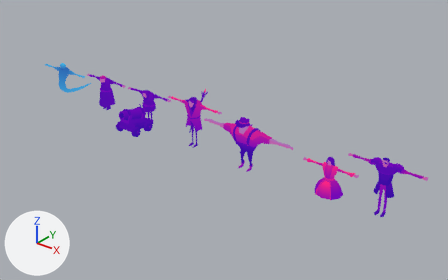
The Blender file BlackWhite/Assets/Assets/Models/characters.blend, before and after one commit.
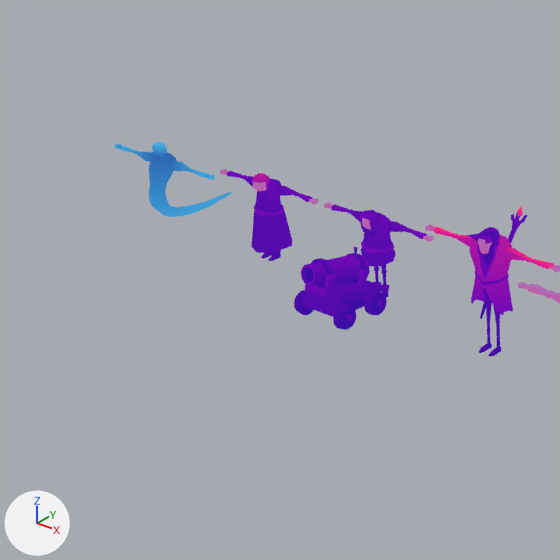
Old and new are each drawn whole from a 50 mm camera at (18.23, -17.66, 11.6) aimed at (4.05, 0.06, 0.61) and again close up on the part from 0% to 49% of the width and 3% to 81% of the height. Lighting does not change. The marker at lower left points along +X, +Y and +Z.

Objects in the first close-up: 'Cube.001', 'Goon', 'Goon.001', 'Player', 'Savior'.
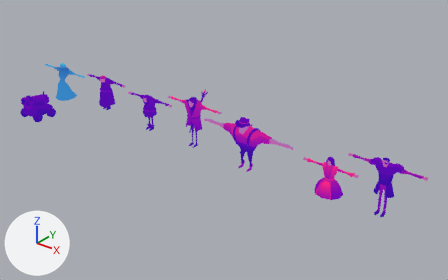
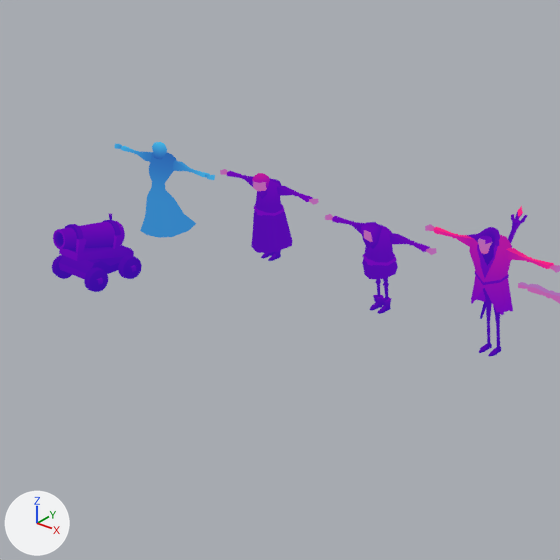
Changed parts and their boxes (x1, y1, x2, y2) in the close-ups (560 x 560 px):
'Cube.001', moved: before (294, 247, 387, 330); after (52, 214, 142, 292)
'Goon.001', moved: before (324, 202, 434, 297); after (325, 214, 437, 314)
'Player', reshaped (14% narrower, 28% taller): before (114, 142, 232, 217); after (114, 142, 215, 238)
part 1 of me_cube_006, cut back: before (149, 171, 232, 217); after (140, 171, 196, 238)
part 2 of me_cube_006, surface changed: before (149, 193, 169, 204); after (158, 199, 184, 221)

Diff of the bpy script that builds the scene:
```diff
--- a/BlackWhite/Assets/Assets/Models/characters.blend.py
+++ b/BlackWhite/Assets/Assets/Models/characters.blend.py
@@ me_cube_006 @@
 # used by ob_player; location = (-5.97, 0.0, 0.0)
-me_cube_006.from_pydata(...)  # 203 vertices, 201 faces; spans x -1.44..1.44, y -0.3..1.62, z 0.13..1.76
+me_cube_006.from_pydata(...)  # 173 vertices, 165 faces; spans x -1.44..1.44, y -0.52..0.55, z 0.01..1.76
+# me_cube_006 part 1
+# 40 vertices are removed from x -0.19..0.19, y -0.26..1.62, z 0.13..0.5
+# 46 faces are deleted
+# 3 vertices in x -0.14..0.14, y -0.08..-0.07, z 0.82 move by (0.0, 0.02, 0.02)
+# 3 vertices in x -0.11..0.11, y -0.24..-0.23, z 0.85 move by (0.0, 0.04, -0.01)
+# 34 vertices move from x -0.2..0.2, y -0.3..0.01, z 0.55..0.99 to x -0.33..0.33, y -0.4..0.25, z 0.29..0.98
+# 10 vertices are added at x -0.46..0.46, y -0.52..0.55, z 0.01
+# 10 new faces join them
+# me_cube_006 part 2: 8 kept faces spanning x -0.33..0.33, y -0.36..0.25, z 0.29..0.67 get new texture (UV) coordinates
 me_cube_006.materials.append(mat_material)
@@ ob_cube_001 @@
 ob_cube_001 = bpy.data.objects.new('Cube.001', me_cube_002)
-ob_cube_001.location = (-0.38, -0.71, 0.0)
+ob_cube_001.location = (-4.99, -2.38, 0.0)
@@ ob_goon_001 @@
 ob_goon_001 = bpy.data.objects.new('Goon.001', me_cube_007)
-ob_goon_001.location = (-0.42, 0.38, 0.0)
+ob_goon_001.location = (0.0, 0.0, 0.0)
```
